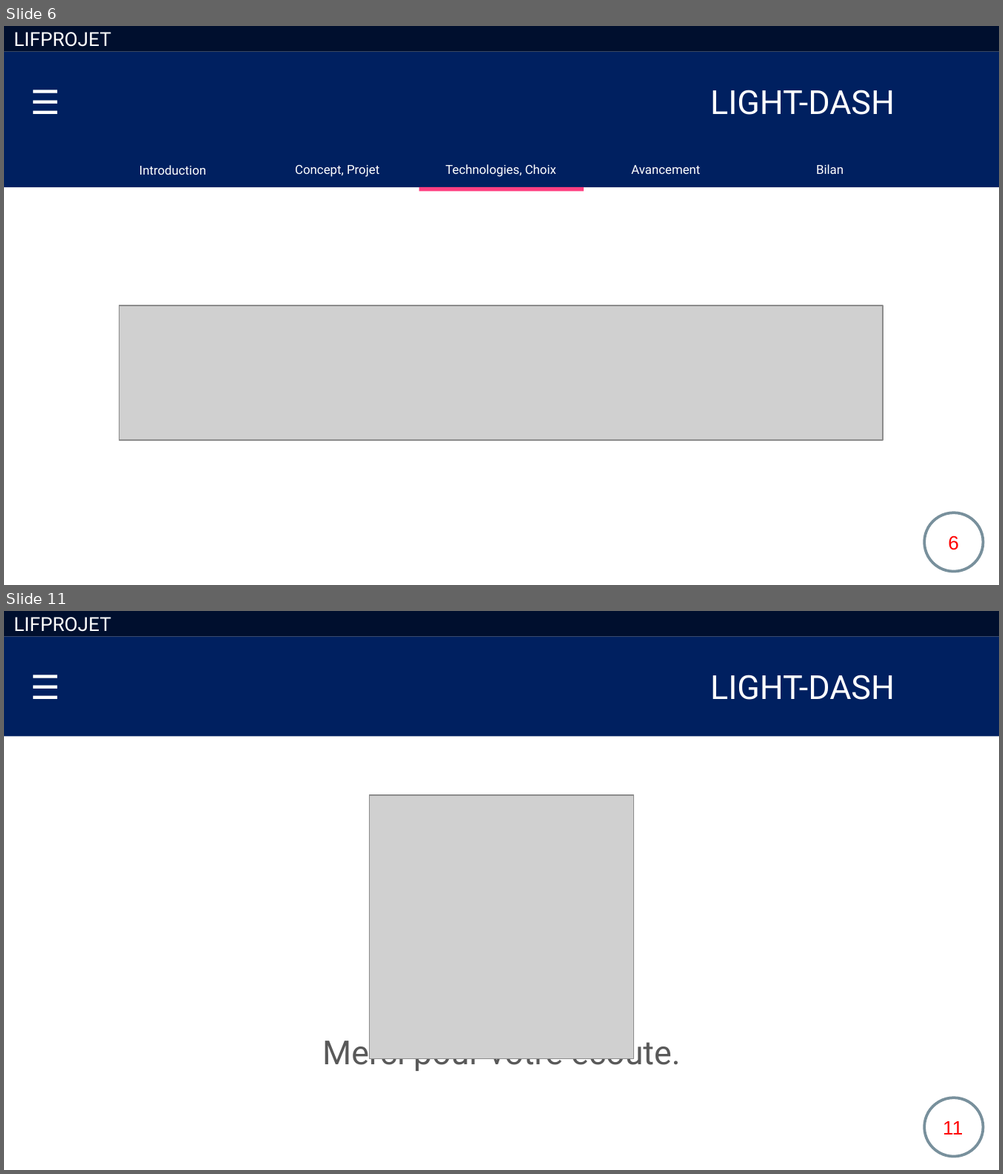
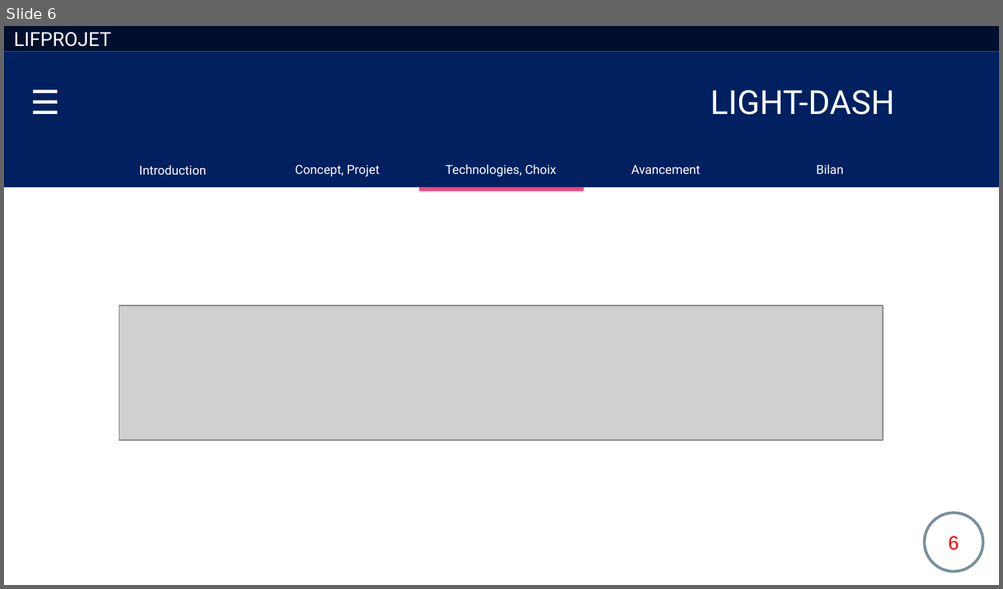
Before and after one commit to garciaflorian/LIGHT-DASH, a slide deck: LIFPROJET RC1 oral.pptx. Shown one above the other, each under a label of ours: slides 6 and 11 before the commit, slide 6 after it; the slides between them are not shown. The pictures are 1003x1174 and 1003x589 pixels, drawn with LibreOffice and Linux fonts; fonts in the diff are those of the drawing; grey boxes stand for pictures. Boxes give left, top, right and bottom in pixels: in the first picture for what was removed or moved away, otherwise in the second. Text is boxed around its words. In the diff, an @@ line names an element or a change of style, - is before the commit and + after.

```diff
--- a/LIFPROJET RC1 oral.pptx
+++ b/LIFPROJET RC1 oral.pptx
@@ slide 11 removed at [4, 611, 999, 1170], background #FFFFFF @@
@@ rectangle removed at [4, 611, 999, 637] @@
-LIFPROJET
@@ rectangle removed at [4, 637, 999, 736] @@
-☰ LIGHT-DASH
@@ picture removed at [369, 795, 634, 1059] @@
@@ text removed at [322, 1034, 680, 1073] @@
-Merci pour votre écoute.
@@ page number removed at [924, 1099, 982, 1157] @@
-11
@@ page number removed at [942, 1122, 962, 1135] @@
-11
```
Also in this commit, not shown: 3 slides changed, 1 other slide removed, 2 other files.
